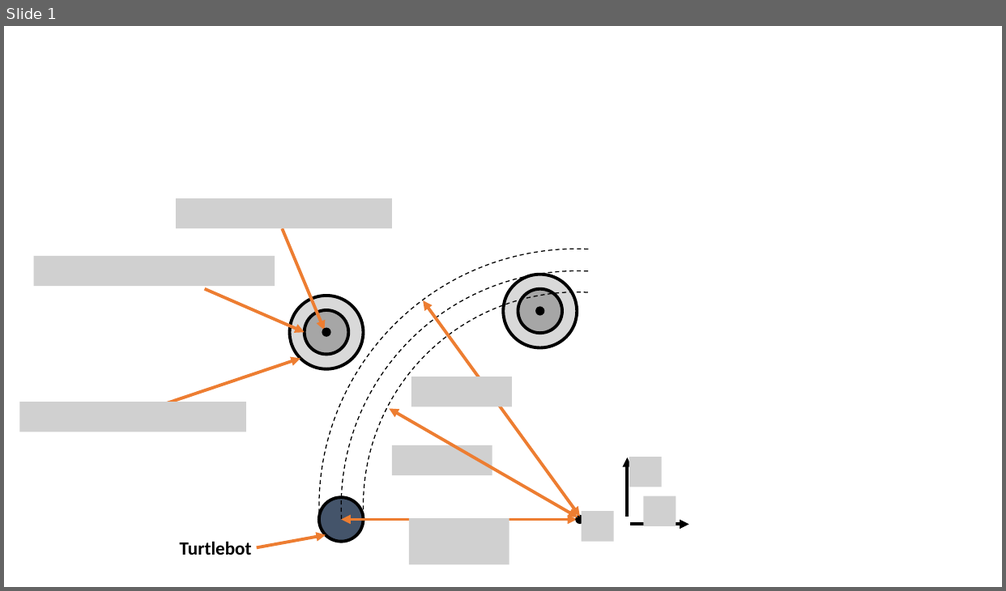
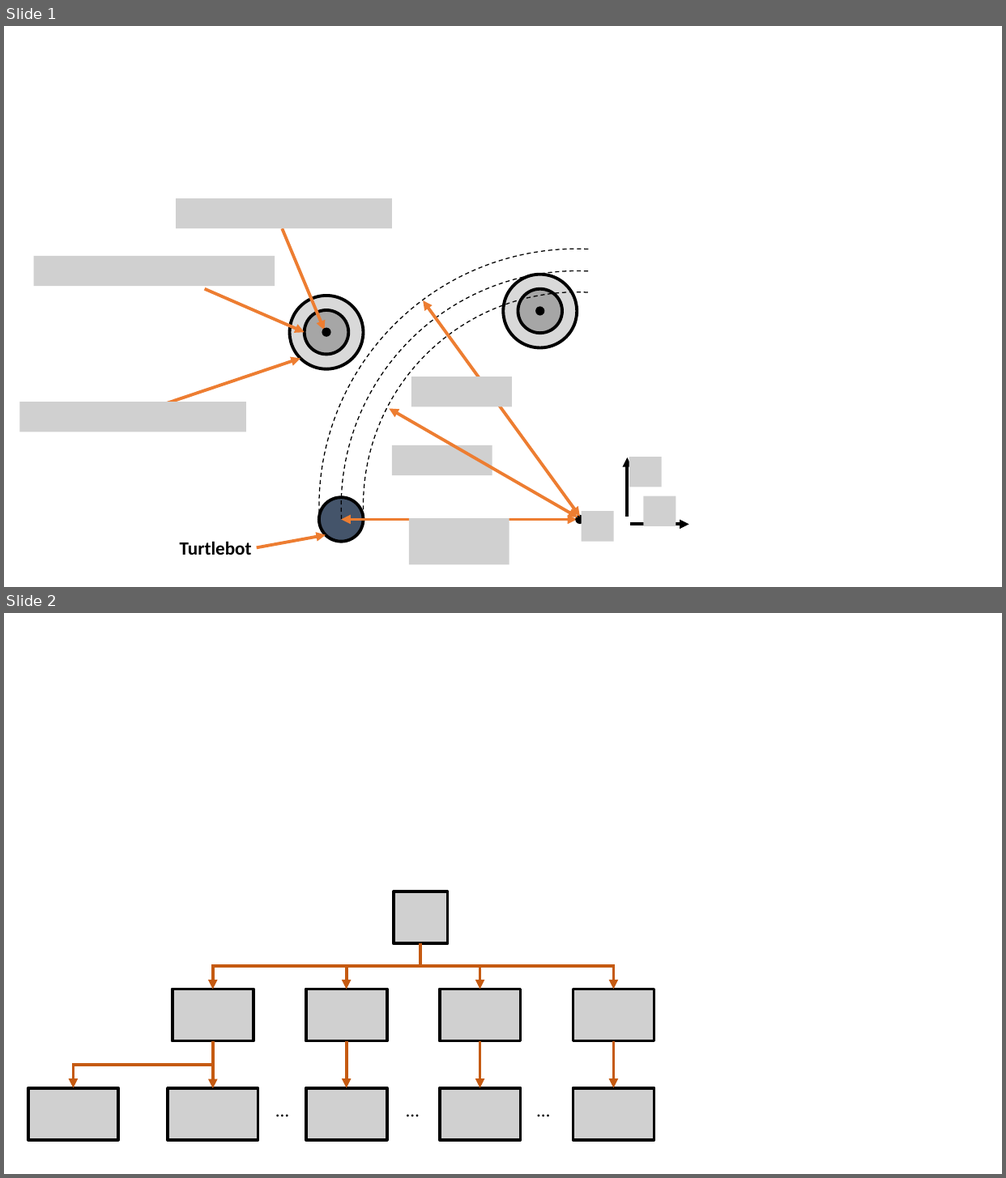
Before and after one commit to MichaelMMMMM/AutonomeNavigationTB, a slide deck: 2_Dokumentation/GesamtDokmentationTex/2_GlobalPlaner/img/Bilder_ROSNavigation.pptx. Shown one above the other, each under a label of ours: slide 1 before the commit, slides 1 and 2 after it. The pictures are 1006x591 and 1006x1178 pixels, drawn with LibreOffice and Linux fonts; fonts in the diff are those of the drawing; grey boxes stand for pictures. Boxes give left, top, right and bottom in pixels: in the first picture for what was removed or moved away, otherwise in the second. Text is boxed around its words. In the diff, an @@ line names an element or a change of style, - is before the commit and + after.

```diff
--- a/2_Dokumentation/GesamtDokmentationTex/2_GlobalPlaner/img/Bilder_ROSNavigation.pptx
+++ b/2_Dokumentation/GesamtDokmentationTex/2_GlobalPlaner/img/Bilder_ROSNavigation.pptx
@@ slide 2 added at (4,613,1002,1174), background #FFFFFF @@
@@ picture added at (394,892,448,944) @@
@@ elbow arrow added from (421, 944) to (213, 990), #C55A11 3 pt @@
@@ elbow arrow added from (421, 944) to (346, 990), #C55A11 3 pt @@
@@ elbow arrow added from (421, 944) to (480, 990), #C55A11 3 pt @@
@@ elbow arrow added from (421, 944) to (613, 990), #C55A11 3 pt @@
@@ picture added at (172,990,253,1041) @@
@@ picture added at (305,990,386,1041) @@
@@ picture added at (440,990,521,1041) @@
@@ picture added at (573,990,654,1041) @@
@@ elbow arrow added from (213, 1041) to (74, 1088), #C55A11 3 pt @@
@@ elbow arrow added from (213, 1041) to (213, 1088), #C55A11 3 pt @@
@@ arrow added from (346, 1041) to (346, 1088), #C55A11 3 pt @@
@@ arrow added from (480, 1041) to (480, 1088), #C55A11 3 pt @@
@@ arrow added from (613, 1041) to (613, 1088), #C55A11 3 pt @@
@@ picture added at (28,1088,117,1140) @@
@@ picture added at (168,1088,258,1140) @@
@@ text added at (268,1095,386,1125), 18 pt, text #000000 @@
+…
@@ picture added at (305,1088,386,1140) @@
@@ text added at (398,1095,517,1125), 18 pt, text #000000 @@
+…
@@ picture added at (440,1088,521,1140) @@
@@ text added at (530,1095,648,1125), 18 pt, text #000000 @@
+…
@@ picture added at (573,1088,654,1140) @@
```
Also in this commit, not shown: 31 other files.
